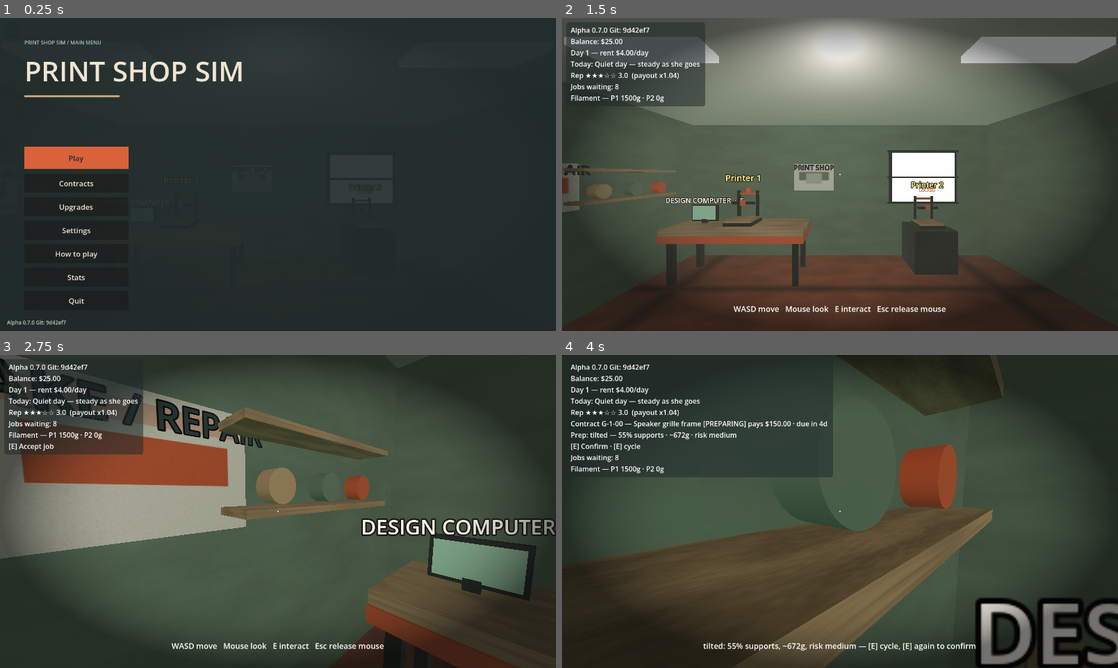
Above: before the commit, frames 1-4 (two rows, left to right).
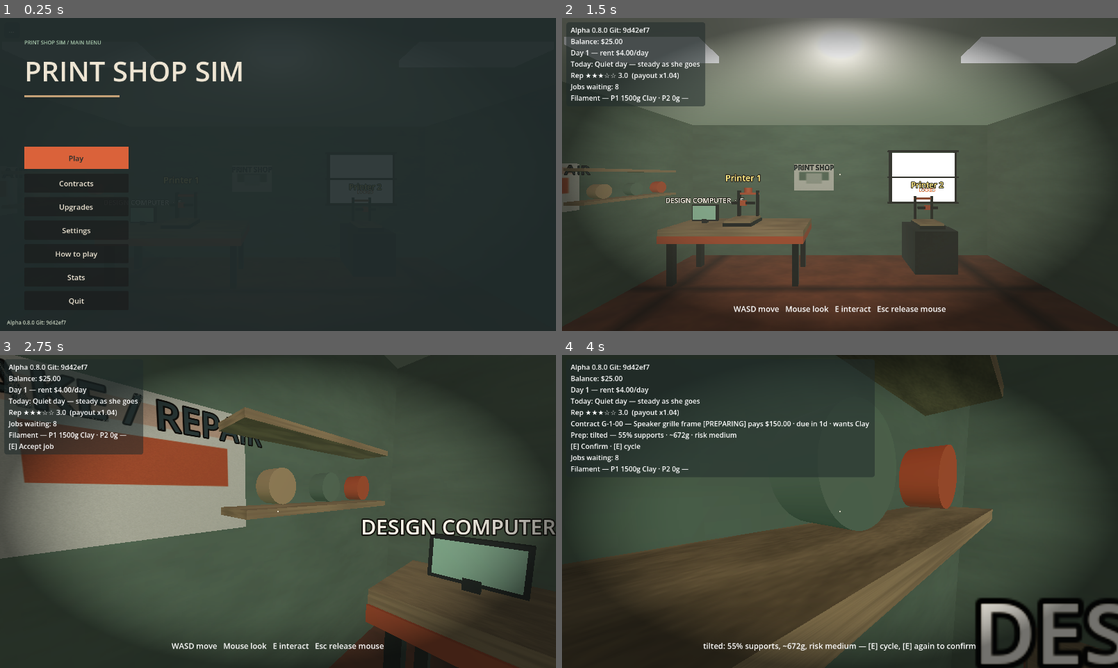
Above: after the commit, the same moments.

Repository: jiracipika/printshop-sim
Game: Godot game, scene res://scenes/Main.tscn
The game is run twice, just before and just after one commit, with the same random seed, the same clock (stepped at 60 frames per second) and the same inputs.
Inputs (mouse positions are in pixels of both pictures, inside the frame that each line leads up to):
- Up to frame 1 (0.25 s): no input
- Up to frame 2 (1.5 s): click "Play" at 0.5 s; tap Enter at 1.25 s; move the mouse to (962, 158) at 1.27 s; hold D (move_right) from 1.28 s (still down); tap E (interact) at 1.35 s; click (962, 158) at 1.42 s
- Up to frame 3 (2.75 s): tap Space at 2 s; move the mouse to (250, 511) at 2.02 s; release D (move_right) at 2.03 s; hold W (move_forward) from 2.03 s (still down); tap E (interact) at 2.1 s
- Up to frame 4 (4 s): keep holding W (move_forward); move the mouse to (851, 505) at 2.77 s; tap 1 at 2.85 s; tap E (interact) at 3.05, 3.8 s; tap Enter at 3.5 s; move the mouse to (834, 517) at 3.52 s; tap 2 at 3.6 s; click (834, 517) at 3.67 s

The runs differ from the first frame. In frame 1, less than 0.1% of the frame differs, in the area x 4-6%, y 96-98%; in frame 2, less than 0.1%; in frame 3, less than 0.1%; in frame 4, 1.9%, in the area x 6-57%, y 3-39%.

Commit message:
feat: filament color demands — clients want a color, mismatch caps the grade (v0.8.0)
- Contracts demand Clay, Sage or Honey (fixtures and generated; valid set
  shared with the design computer's palette).
- The crate cycles colors deterministically and its sign shows the next
  color plus today's price; each purchase is meta-tagged with its color.
- Loading a spool sets the machine's color (HUD filament line shows grams +
  color); machine colors persist in the validated save.
- A wrong-color spool caps the delivery grade at B via
  Main._cap_grade_for_color — shared with the tests as the single source of
  truth, applied after station grading and before reputation/event/late.
- New color_test.gd (27 checks); all 23 suites green, 952 checks.

Diff:
--- a/scripts/Contract.gd
+++ b/scripts/Contract.gd
@@ -32,6 +32,7 @@
 }
 
 const VALID_RISK_FLAGS: Array[String] = ["overhangs", "bed adhesion", "stability"]
+const VALID_COLORS: Array[String] = ["Clay", "Sage", "Honey"]
 
 @export var id: String = ""
 @export var client: String = ""
@@ -43,6 +44,9 @@
 @export var layers: int = 0
 @export var deadline_days: int = 0
 @export var rush: bool = false
+## Filament color the client expects ("" = any). A mismatch caps the delivery
+## grade at B — the part still ships, just for less money.
+@export var color: String = ""
 @export var state: State = State.OFFERED
 
 static var _RISK_FLAG_SET: Dictionary = {
@@ -72,6 +76,8 @@
 	for flag in risk_flags:
 		if not _RISK_FLAG_SET.has(flag):
 			return false
+	if color != "" and not (color in VALID_COLORS):
+		return false
 	return true
 
 
@@ -121,6 +127,7 @@
 	planter.material_cost_cents = 840 # mockup est. material $8.40
 	planter.difficulty = 2
 	planter.risk_flags = ["bed adhesion"]
+	planter.color = "Clay"
 	planter.layers = 210
 	planter.deadline_days = 2
 	jobs.append(planter)
@@ -133,6 +140,7 @@
 	clips.material_cost_cents = 610
 	clips.difficulty = 1
 	clips.risk_flags = []
+	clips.color = "Sage"
 	clips.layers = 120
 	clips.deadline_days = 3
 	jobs.append(clips)
@@ -145,6 +153,7 @@
 	brackets.material_cost_cents = 2350
 	brackets.difficulty = 4
 	brackets.risk_flags = ["overhangs", "stability"]
+	brackets.color = "Honey"
 	brackets.layers = 480
 	brackets.deadline_days = 5
 	jobs.append(brackets)
@@ -157,6 +166,7 @@
 	hook.material_cost_cents = 1220
 	hook.difficulty = 3
 	hook.risk_flags = ["overhangs"]
+	hook.color = "Clay"
 	hook.layers = 310
 	hook.deadline_days = 4
 	jobs.append(hook)
@@ -169,6 +179,7 @@
 	gauge.material_cost_cents = 700
 	gauge.difficulty = 2
 	gauge.risk_flags = ["overhangs"]
+	gauge.color = "Sage"
 	gauge.layers = 150
 	gauge.deadline_days = 2
 	gauge.rush = true
@@ -182,6 +193,7 @@
 	bike.material_cost_cents = 2600
 	bike.difficulty = 4
 	bike.risk_flags = ["stability"]
+	bike.color = "Honey"
 	bike.layers = 440
 	bike.deadline_days = 6
 	jobs.append(bike)
@@ -194,6 +206,7 @@
 	ramen.material_cost_cents = 1400
 	ramen.difficulty = 3
 	ramen.risk_flags = ["bed adhesion", "stability"]
+	ramen.color = "Clay"
 	ramen.layers = 220
 	ramen.deadline_days = 1
 	ramen.rush = true
@@ -207,6 +220,7 @@
 	library.material_cost_cents = 520
 	library.difficulty = 1
 	library.risk_flags = []
+	library.color = "Sage"
 	library.layers = 90
 	library.deadline_days = 4
 	jobs.append(library)
@@ -272,6 +286,9 @@
 	# against the $25 opening balance).
 	c.material_cost_cents = mini(c.layers * rng.randi_range(3, 6), 2400)
 
+	# Clients have opinions about color (deterministic per slot).
+	c.color = VALID_COLORS[rng.randi_range(0, VALID_COLORS.size() - 1)]
+
 	# Rush: a quarter of the board; short deadline, ~1.4x premium.
 	c.rush = rng.randf() < 0.25
 	if c.rush:
--- a/scripts/JobBoard.gd
+++ b/scripts/JobBoard.gd
@@ -78,7 +78,7 @@
 	_queue.push_front(c)
 	return true
 
-## HUD summaries: {id, client, model_name, payout_cents, difficulty, risk_flags, rush, deadline_days}.
+## HUD summaries: {id, client, model_name, payout_cents, difficulty, risk_flags, rush, deadline_days, color}.
 func available_summaries() -> Array[Dictionary]:
 	var out: Array[Dictionary] = []
 	for c in _queue:
@@ -91,5 +91,6 @@
 			"risk_flags": c.risk_flags,
 			"rush": c.rush,
 			"deadline_days": c.deadline_days,
+			"color": c.color,
 		})
 	return out
--- a/scripts/Main.gd
+++ b/scripts/Main.gd
@@ -247,8 +247,9 @@
 	if m.get("contract") != best:
 		return false
 	# Confirm the "upright" prep so the print actually starts (risks written).
-	# Dev cheat: top up filament so the seam never blocks on supplies.
+	# Dev cheat: top up filament and match the color so the seam never degrades.
 	m["filament_g"] = maxi(int(m.get("filament_g")), best.layers * 6 + 500)
+	m["color"] = best.color
 	m["orient"] = 0
 	m["orient_pending"] = true
 	_prep_on(0)
@@ -331,6 +332,11 @@
 	if payload.has("filament") and typeof(payload.filament) == TYPE_ARRAY:
 		for i in mini(2, payload.filament.size()):
 			machines[i]["filament_g"] = maxi(int(payload.filament[i]), 0)
+	if payload.has("spool_colors") and typeof(payload.spool_colors) == TYPE_ARRAY:
+		for i in mini(2, payload.spool_colors.size()):
+			var col = payload.spool_colors[i]
+			if col is String and (col == "" or col in Contract.VALID_COLORS):
+				machines[i]["color"] = col
 
 func apply_setting(key: String, value, persist := true) -> void:
 	settings[key] = value
@@ -353,6 +359,7 @@
 			"reputation": reputation,
 			"stats": stats,
 			"filament": [int(_machine(0).get("filament_g")), int(_machine(1).get("filament_g"))],
+			"spool_colors": [str(_machine(0).get("color")), str(_machine(1).get("color"))],
 		})
 	var ok: bool = load("res://scripts/BrowserSave.gd").save_payload(payload)
 	save_status_line = "%s at %s" % ["saved ok" if ok else "save FAILED",
@@ -541,6 +548,7 @@
 			"idx": i, "sim": s, "contract": null, "day": 0,
 			"orient": 0, "orient_pending": false, "part": null, "scrap": false,
 			"filament_g": SPOOL_G if i == 0 else 0,  # shop opens with one spool loaded
+			"color": "Clay" if i == 0 else "",
 			"last_est_g": 0,
 			"prototype": {},
 		})
@@ -555,8 +563,12 @@
 ## Recompute today's event and anything that displays it (crate price tag).
 func _refresh_event() -> void:
 	today_event = Events.for_day(day_cycle.day)
+	_refresh_crate_label()
+
+func _refresh_crate_label() -> void:
 	if _crate_label != null:
-		_crate_label.text = "SPOOL CRATE\n$%d" % (int(today_event.spool_price_cents) / 100)
+		_crate_label.text = "SPOOL CRATE\n$%d · %s" % [
+			int(today_event.spool_price_cents) / 100, _crate_color()]
 
 ## Day/night (v0.2.0): brightness and warmth follow the shop clock. Direction
 ## stays fixed (interior scene); energy/color carry the time of day.
@@ -767,7 +779,7 @@
 	spool_crate.add_to_group("props")
 	add_child(spool_crate)
 	var spool_crate_lbl := Label3D.new()
-	spool_crate_lbl.text = "SPOOL CRATE\n$%d" % (int(today_event.spool_price_cents) / 100)
+	spool_crate_lbl.text = "SPOOL CRATE\n$%d · %s" % [int(today_event.spool_price_cents) / 100, _crate_color()]
 	_crate_label = spool_crate_lbl
 	spool_crate_lbl.font_size = 40
 	spool_crate_lbl.pixel_size = 0.0028
@@ -1468,14 +1480,22 @@
 	if idx == 1 and not upgrades.pro_machine_unlocked():
 		_set_prompt("Printer 2 is locked — buy the Pro machine upgrade (menu)")
 		return
+	var loaded_color := str(held.get_meta("spool_color", "Clay"))
 	held.get_parent().remove_child(held)
 	held.queue_free()
 	held = null
 	m["filament_g"] = int(m.get("filament_g")) + SPOOL_G
+	m["color"] = loaded_color
 	sfx.play("place")
-	_set_prompt("Printer %d loaded — %dg of filament on the machine" % [idx + 1, int(m.get("filament_g"))])
+	_set_prompt("Printer %d loaded — %dg of %s filament" % [idx + 1, int(m.get("filament_g")), loaded_color])
 
 ## Buy a spool at the crate and put it straight into the player's hands.
+## Crate stock cycles deterministically; the sign always shows the next color.
+var _crate_next := 0
+
+func _crate_color() -> String:
+	return Contract.VALID_COLORS[_crate_next % Contract.VALID_COLORS.size()]
+
 func _buy_spool() -> void:
 	var price := int(today_event.spool_price_cents)
 	if not ledger.can_afford(price):
@@ -1483,18 +1503,22 @@
 		return
 	if not ledger.charge(price, "spool"):
 		return
-	var spool := _make_crate_spool()
+	var color := _crate_color()
+	_crate_next += 1
+	_refresh_crate_label()
+	var spool := _make_crate_spool(color)
 	add_child(spool)
 	spool.global_position = _player.global_position + Vector3(0, 1.2, 0)
 	_attach_to_hand(spool)
 	sfx.play("grab")
-	_set_prompt("Spool bought — carry it to a printer and press E to load it")
-
-func _make_crate_spool() -> Grabbable:
+	_set_prompt("%s spool bought — carry it to a printer and press E to load it" % color)
+
+func _make_crate_spool(color: String) -> Grabbable:
 	var spool := Grabbable.new()
 	spool.name = "Spool"
 	spool.mass = 1.0
 	spool.set_meta("spool", true)
+	spool.set_meta("spool_color", color)
 	var mesh := MeshInstance3D.new()
 	var cyl := CylinderMesh.new()
 	cyl.top_radius = 0.14
@@ -1502,7 +1526,7 @@
 	cyl.height = 0.28
 	mesh.mesh = cyl
 	var mat := StandardMaterial3D.new()
-	mat.albedo_color = Color("#738771")
+	mat.albedo_color = Color(DesignStudio.FILAMENTS.get(color, "#DA623A"))
 	mat.roughness = 0.6
 	mesh.material_override = mat
 	spool.add_child(mesh)
@@ -1673,13 +1697,15 @@
 		else:
 			_set_prompt("Pack refused: %s" % result.get("reason", "?"))
 		return true
+	var eff_grade: String = _cap_grade_for_color(result.grade, c, m)
+	var eff_payout: int = roundi(c.payout_cents * QualityCheck.quality_multiplier(eff_grade))
 	if not _advance(c, Contract.State.PACKED):
 		return true
 	if not _advance(c, Contract.State.DELIVERED):
 		return true
-	# Final payout: grade x reputation x event; late work halves at the end.
+	# Final payout: effective grade x reputation x event; late halves last.
 	var late := _is_late_for(m)
-	var payout: int = roundi(float(result.payout_cents) * reputation_multiplier())
+	var payout: int = roundi(float(eff_payout) * reputation_multiplier())
 	payout = roundi(float(payout) * float(today_event.payout_mult))
 	if late:
 		payout = roundi(float(payout) * LATE_PAYOUT_FACTOR)
@@ -1688,7 +1714,7 @@
 	_repay_rent_debt()
 	_discard_part_for(m)
 	m["contract"] = null
-	last_pack_grade = result.grade
+	last_pack_grade = eff_grade
 	# Reputation and lifetime stats.
 	if late:
 		_rep_event(-0.2)
@@ -1706,6 +1732,13 @@
 		_set_prompt("Delivered %s (%s) — $%s · rep up" % [c.model_name, result.grade,
 			_cents_str(payout)])
 	return true
+
+## A wrong spool color caps the grade at B (the part still ships).
+func _cap_grade_for_color(grade: String, contract: Contract, m: Dictionary) -> String:
+	if grade == "A" and contract.color != "" \
+			and str(m.get("color")) != contract.color:
+		return "B"
+	return grade
 
 ## F-grade escape hatch: scrap the part, fail the contract, no payout.
 func _scrap_held() -> bool:
@@ -2169,9 +2202,11 @@
 		var tag := "" if mi == 0 else " · Printer %d" % (mi + 1)
 		var due := _days_remaining_for(m)
 		var due_text := "due in %dd" % due if due >= 0 else "LATE — half pay"
-		lines.append("Contract %s — %s [%s] pays $%s · %s%s" % [
+		var want: String = c.color
+		lines.append("Contract %s — %s [%s] pays $%s · %s%s%s" % [
 			c.id, c.model_name, Contract.state_name(c.state),
 			_cents_str(c.payout_cents), due_text, tag,
+			"" if want == "" else " · wants %s" % want,
 		])
 		if c.state == Contract.State.PREPARING:
 			var orient := _orientation_name_for(mi)
@@ -2191,7 +2226,8 @@
 	var fil_bits: Array[String] = []
 	for m in machines:
 		var fg := int(m.get("filament_g"))
-		fil_bits.append("P%d %dg" % [int(m.get("idx")) + 1, fg])
+		var col: String = str(m.get("color", ""))
+		fil_bits.append("P%d %dg %s" % [int(m.get("idx")) + 1, fg, col if col != "" else "—"])
 	lines.append("Filament — " + " · ".join(fil_bits))
 	# Focused machine's action line, then per-machine print progress.
 	var fm := _machine(_focus)
--- a/scripts/MainMenu.gd
+++ b/scripts/MainMenu.gd
@@ -789,6 +789,13 @@
 		rush_tag.add_theme_color_override("font_color", COLOR_TERRA)
 		rush_tag.add_theme_font_size_override("font_size", 12)
 		meta.add_child(rush_tag)
+	var color_tag := Label.new()
+	color_tag.name = "ColorTag"
+	var wanted := str(s.get("color", ""))
+	color_tag.text = "  [%s]" % wanted if wanted != "" else ""
+	color_tag.add_theme_color_override("font_color", COLOR_MINT)
+	color_tag.add_theme_font_size_override("font_size", 12)
+	meta.add_child(color_tag)
 	var due := Label.new()
 	due.name = "DueTag"
 	due.text = "  · %dd" % int(s.get("deadline_days", 0))
--- a/scripts/SaveSystem.gd
+++ b/scripts/SaveSystem.gd
@@ -19,6 +19,7 @@
 ##     "reputation": float 0..5 (optional),
 ##     "stats": Dictionary of non-negative int counters (optional),
 ##     "filament": Array[int] grams per machine (optional),
+##     "spool_colors": Array[String] per machine (optional),
 ##   }
 ##
 ## Optional keys are additive: payloads without them stay valid (older saves
@@ -94,6 +95,8 @@
 		return {}
 	if not _filament_valid(p):
 		return {}
+	if not _spool_colors_valid(p):
+		return {}
 
 	var out: Dictionary = p.duplicate(true)
 	out["version"] = int(p["version"])
@@ -177,6 +180,18 @@
 	return true
 
 
+## Optional "spool_colors" key: array of known color names (or "").
+static func _spool_colors_valid(p: Dictionary) -> bool:
+	if not p.has("spool_colors"):
+		return true
+	if typeof(p["spool_colors"]) != TYPE_ARRAY:
+		return false
+	for c in p["spool_colors"]:
+		if not (c is String):
+			return false
+	return true
+
+
 ## Optional "stats" key: dict of known non-negative int counters.
 const STAT_KEYS: Array[String] = ["delivered", "late", "scrapped", "cancelled", "earned_cents"]
 
--- a/scripts/Version.gd
+++ b/scripts/Version.gd
@@ -2,7 +2,7 @@
 
 # Autoload: build/version identification so we always know what's deployed.
 
-const VERSION := "0.7.0"
+const VERSION := "0.8.0"
 const GIT_SHA := "9d42ef7"  # stamped by tools/build_web.sh at export time
 
 func label() -> String:
--- /dev/null
+++ b/tests/color_test.gd
@@ -0,0 +1,214 @@
+extends SceneTree
+
+## v0.8.0 — filament color demands. Run:
+##   timeout 90 godot --headless --path . -s tests/color_test.gd
+
+var checks := 0
+var failures := 0
+
+
+func _ok(cond: bool, label: String) -> void:
+	checks += 1
+	if cond:
+		print("ok %d: %s" % [checks, label])
+	else:
+		failures += 1
+		printerr("FAIL %d: %s" % [checks, label])
+
+
+func _init() -> void:
+	root.ready.connect(_run)
+
+
+func _run() -> void:
+	BrowserSave.clear()
+	_test_contract_colors()
+	await _test_crate_and_cap()
+	await _test_persistence_and_board()
+	_finish(1 if failures > 0 else 0)
+
+
+func _test_contract_colors() -> void:
+	# Fixtures demand valid colors.
+	for j in Contract.make_fixture_jobs():
+		_ok(j.color in Contract.VALID_COLORS, "fixture %s demands a valid color (%s)" % [j.id, j.color])
+	# Generated sweep: valid colors everywhere, all three demanded.
+	var seen := {}
+	for day in range(1, 30):
+		for slot in range(8):
+			var c: Contract = Contract.generate(day, slot)
+			if c.color in Contract.VALID_COLORS:
+				seen[c.color] = true
+			else:
+				_ok(false, "generated %s has invalid color %s" % [c.id, c.color])
+	_ok(seen.has("Clay") and seen.has("Sage") and seen.has("Honey"),
+		"generated board demands all three colors over time")
+
+	# Color is part of board summaries.
+	var board = load("res://scripts/JobBoard.gd").new()
+	root.add_child(board)
+	var summaries: Array[Dictionary] = board.available_summaries()
+	_ok(summaries[0].has("color") and str(summaries[0].color) != "",
+		"summaries carry the demanded color")
+	board.queue_free()
+	await physics_frame
+
+
+func _test_crate_and_cap() -> void:
+	var packed: PackedScene = load("res://scenes/Main.tscn")
+	var main = packed.instantiate()
+	root.add_child(main)
+	await physics_frame
+	await physics_frame
+	var ledger: Ledger = main.ledger
+	ledger.credit(30000, "test funds")
+	main.paused = false
+	main.captured = true
+	main.touch_controls.force_enabled = true
+	main.touch_controls.set_motion_enabled(true)
+
+	# Crate cycles Clay -> Sage -> Honey -> Clay ...; each buy charges.
+	main._player.global_position = Vector3(-3.0, 0.3, 2.1)
+	var bal0: int = ledger.balance()
+	var bought: Array[String] = []
+	var guard := 0
+	while bought.size() < 3 and guard < 12:
+		guard += 1
+		if main.held != null:
+			# set the held spool down on a fresh floor spot, then buy again
+			main._player.global_position = Vector3(0.0 + 0.5 * bought.size(), 0.3, 0.3)
+			main.yaw = 0.0
+			main.pitch = -0.9
+			main._player.rotation.y = main.yaw
+			main._camera.rotation.x = main.pitch
+			await physics_frame
+			main._try_place()
+			continue
+		main._player.global_position = Vector3(-3.0, 0.3, 2.1)
+		await physics_frame
+		var want: String = main._crate_color()
+		var before: int = ledger.balance()
+		main._try_interact()
+		if main.held != null and ledger.balance() == before - 1200:
+			bought.append(str(main.held.get_meta("spool_color", "")))
+			_ok(str(want) == bought[bought.size() - 1],
+				"crate handed out the advertised color (%s)" % want)
+	_ok(bought == ["Clay", "Sage", "Honey"],
+		"three buys rotate through the palette (%s)" % str(bought))
+	_ok(ledger.balance() == bal0 - 3600, "each spool costs $12.00 (quiet day)")
+
+	# Loading sets the machine color (shown on the HUD line).
+	var spool: Grabbable = main._make_crate_spool("Sage")
+	add_child_to_root(main, spool)
+	spool.global_position = main._player.global_position + Vector3(0, 1.2, 0)
+	main._attach_to_hand(spool)
+	main._player.global_position = Vector3(-1.8, 0.3, -1.0)
+	main._try_interact()  # load
+	_ok(str(main._machine(0).get("color")) == "Sage", "loading a Sage spool sets the machine color")
+	main._update_hud()
+	_ok("Sage" in main._status.text, "HUD filament line shows the color")
+
+	# Grade cap: A with a mismatched spool ships as B; matches stay A.
+	var m0: Dictionary = main._machine(0)
+	var fake: Contract = Contract.new()
+	fake.id = "COL-1"
+	fake.client = "Test"
+	fake.model_name = "Color test"
+	fake.payout_cents = 5000
+	fake.material_cost_cents = 500
+	fake.difficulty = 1
+	fake.layers = 100
+	fake.deadline_days = 3
+	fake.color = "Honey"
+	_ok(main._cap_grade_for_color("A", fake, m0) == "B",
+		"mismatched color caps an A at B")
+	m0["color"] = "Honey"
+	_ok(main._cap_grade_for_color("A", fake, m0) == "A",
+		"matching color keeps the A")
+	_ok(main._cap_grade_for_color("C", fake, m0) == "C"
+		and main._cap_grade_for_color("F", fake, m0) == "F",
+		"C and F grades pass through the cap untouched")
+
+	# End-to-end: mismatched delivery pays the B rate on a perfect print.
+	m0["color"] = "Clay"  # wrong color on purpose
+	var s0: PrintSim = m0.get("sim")
+	main._try_interact()  # accept (standing at printer 1)
+	var c: Contract = main._machine(0).get("contract")
+	if c != null:
+		c.color = "Honey"  # force a mismatch against the Clay-loaded machine
+		for i in range(3):
+			main._machine(0)["orient"] = (int(main._machine(0)["orient"]) + 1) % 3
+			main._machine(0)["orient_pending"] = true
+		main._prep_on(0)
+		while s0.is_running():
+			s0.tick(1.0)
+		main._try_interact()  # collect
+		main._player.global_position = Vector3(2.0, 0.3, 0.9)
+		var grade := QualityCheck.grade(c, s0.layers_done, s0.layers_total,
+			{"support_need": s0.support_need, "adhesion_risk": s0.adhesion_risk,
+			"stability_risk": s0.stability_risk})
+		var eff: String = main._cap_grade_for_color(grade, c, main._machine(0))
+		var expected: int = roundi(roundi(roundi(c.payout_cents
+			* QualityCheck.quality_multiplier(eff)) * main.reputation_multiplier())
+			* float(main.today_event.payout_mult))
+		var bal1: int = ledger.balance()
+		main._try_interact()  # deliver
+		_ok(eff == "B" and ledger.balance() == bal1 + expected,
+			"mismatched delivery paid the B rate ($%s, eff %s)" % [main._cents_str(expected), eff])
+
+	# Persistence round trip.
+	main._machine(0)["color"] = "Sage"
+	main._machine(1)["color"] = "Honey"
+	main._save_game()
+	var payload: Dictionary = BrowserSave.load_payload()
+	_ok(not SaveSystem.validate(payload).is_empty(), "payload with spool colors validates")
+	_ok(payload.spool_colors[0] == "Sage" and payload.spool_colors[1] == "Honey",
+		"save carries per-machine spool colors")
+	var bad: Dictionary = payload.duplicate(true)
+	bad.spool_colors = "Sage"
+	_ok(SaveSystem.validate(bad).is_empty(), "non-array spool colors reject the payload")
+
+	var main2 = packed.instantiate()
+	root.add_child(main2)
+	await physics_frame
+	await physics_frame
+	_ok(str(main2._machine(0).get("color")) == "Sage"
+		and str(main2._machine(1).get("color")) == "Honey",
+		"fresh Main restores per-machine spool colors")
+	main2.queue_free()
+	await physics_frame
+	main.queue_free()
+	await physics_frame
+	BrowserSave.clear()
+
+
+func add_child_to_root(main, spool) -> void:
+	main.add_child(spool)
+
+
+func _test_persistence_and_board() -> void:
+	# Card tag renders the demanded color.
+	var packed: PackedScene = load("res://scenes/Main.tscn")
+	var main = packed.instantiate()
+	root.add_child(main)
+	await physics_frame
+	await physics_frame
+	main.main_menu.open_menu()
+	main._on_menu_contracts()
+	var cards: Array = main.main_menu.contract_cards()
+	_ok(cards.size() >= 3, "board renders cards")
+	var tag_found := false
+	for card in cards:
+		var tag: Label = card.find_child("ColorTag", true, false)
+		if tag != null and tag.text.contains("["):
+			tag_found = true
+	_ok(tag_found, "cards show a [Color] tag")
+	main.queue_free()
+	await physics_frame
+	BrowserSave.clear()
+
+
+func _finish(code: int) -> void:
+	print("---")
+	print("checks=%d failures=%d" % [checks, failures])
+	quit(code)
--- a/tests/day_test.gd
+++ b/tests/day_test.gd
@@ -137,7 +137,8 @@
 		"adhesion_risk": main.sim.adhesion_risk,
 		"stability_risk": main.sim.stability_risk,
 	})
-	var full: int = roundi(roundi(c.payout_cents * QualityCheck.quality_multiplier(grade)) * rep0)
+	var full: int = roundi(roundi(c.payout_cents
+		* QualityCheck.quality_multiplier(main._cap_grade_for_color(grade, c, main._machine(0)))) * rep0)
 	_ok(ledger.balance() == bal0 + full, "on-time delivery pays rep-scaled grade payout")
 
 	# Late (deadline exceeded by 1 day): half payout.
@@ -161,8 +162,9 @@
 	var bal1: int = ledger.balance()
 	var rep1: float = main.reputation_multiplier()
 	main._try_pack_held()
+	var eff2: String = main._cap_grade_for_color(grade2, c2, main._machine(0))
 	_ok(ledger.balance() == bal1 + roundi(roundi(roundi(c2.payout_cents
-		* QualityCheck.quality_multiplier(grade2)) * rep1) * 0.5),
+		* QualityCheck.quality_multiplier(eff2)) * rep1) * 0.5),
 		"late delivery pays exactly half (rep-scaled)")
 	_ok("LATE" in str(main._prompt.text), "HUD explains the late penalty")
 
--- a/tests/economy_test.gd
+++ b/tests/economy_test.gd
@@ -155,8 +155,9 @@
 		})
 	# Final payout: grade scale first, then reputation (rep 3.0 -> x1.04),
 	# matching Main's rounding order exactly.
+	var eff_grade: String = main._cap_grade_for_color(grade_expected, contract, main._machine(0))
 	var expected_payout: int = roundi(roundi(contract.payout_cents
-		* QualityCheck.quality_multiplier(grade_expected)) * rep_at_pack)
+		* QualityCheck.quality_multiplier(eff_grade)) * rep_at_pack)
 	_ok(grade_expected in ["A", "B", "C"], "completed print grades deliverable (%s)" % grade_expected)
 	_ok(_prop(main, "active_contract") == null, "delivery clears active contract")
 	_ok(contract.state == Contract.State.DELIVERED, "delivery walks INSPECTION->PACKED->DELIVERED")
--- a/tests/features_test.gd
+++ b/tests/features_test.gd
@@ -65,8 +65,9 @@
 		s0.tick(1.0)
 	main._try_interact()  # collect
 	main._player.global_position = Vector3(2.0, 0.3, 0.9)
+	var eff_a: String = main._cap_grade_for_color("A", c, main._machine(0))
 	var expected: int = roundi(roundi(c.payout_cents
-		* QualityCheck.quality_multiplier("A")) * main.reputation_multiplier())
+		* QualityCheck.quality_multiplier(eff_a)) * main.reputation_multiplier())
 	main._try_interact()  # deliver
 	_ok(absf(main.reputation - 3.2) < 0.0001, "on-time delivery raises reputation by 0.2")
 	_ok(int(main.stats.delivered) == 1, "delivered counter incremented")
Not shown, added: tests/color_test.gd.uid
Not shown, changed: docs/HANDOFF.md
